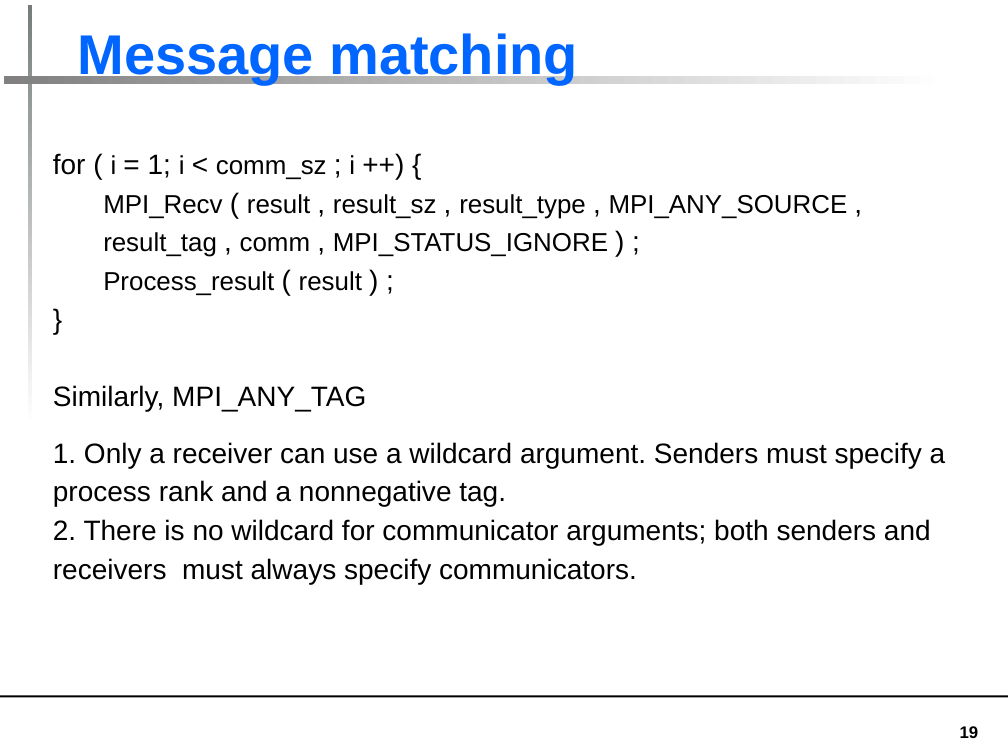
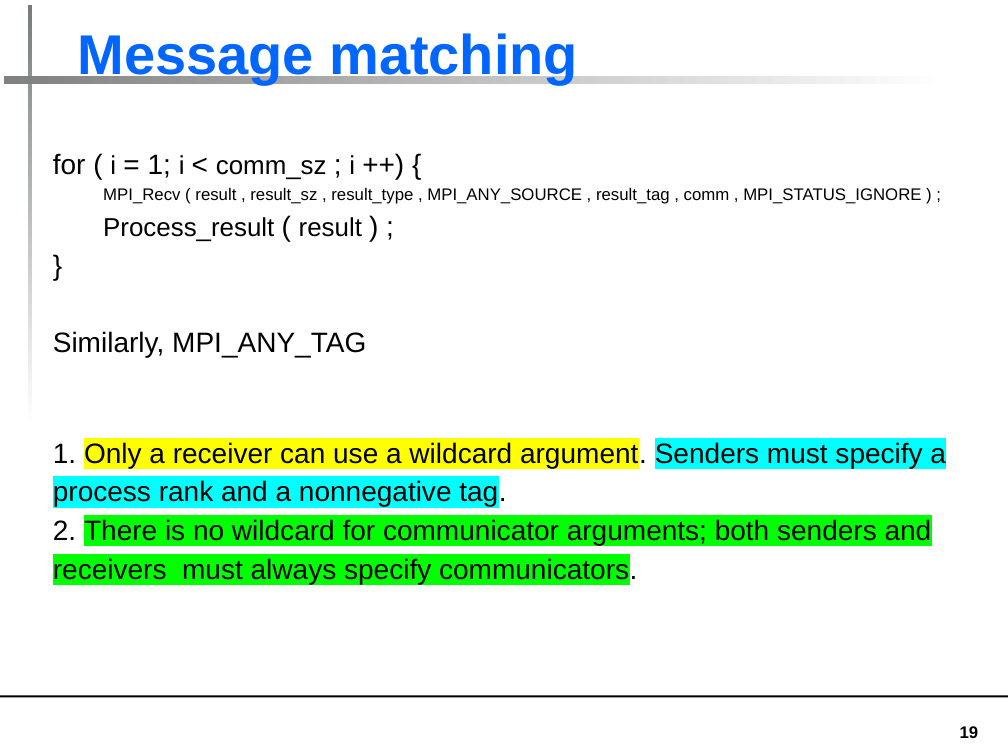
Before and after one commit to aditya-kumar-129/SEM7, a slide deck: slide 19 of PP LAB/MPI LAB TEST/MPI Theory.pptx. Drawn at 1008x756 pixels with LibreOffice and Linux fonts; fonts in the diff are those of the drawing. Boxes give left, top, right and bottom in pixels: in the first picture for what was removed or moved away, otherwise in the second. Text is boxed around its words. In the diff, an @@ line names an element or a change of style, - is before the commit and + after.

```diff
--- a/PP LAB/MPI LAB TEST/MPI Theory.pptx
+++ b/PP LAB/MPI LAB TEST/MPI Theory.pptx
@@ text at (103,188,921,204): size 18.5 to 12 pt in "MPI_Recv result result_sz result_type MPI_ANY_SOURCE result_ ..."; size 20 to 12 pt in "( , , , , , , ..." @@
@@ text "1. Only a receiver can ..." at (53,441,946,584): highlight none to #FFFF00 in "Only a receiver can use a wildcard ..."; highlight none to #00FFFF in "Senders must specify a process rank and ..."; highlight none to #00FF00 in "There is no wildcard for communicator arguments; ..." @@
```
Also in this commit, not shown: 25 other slides changed, 1 other file.
